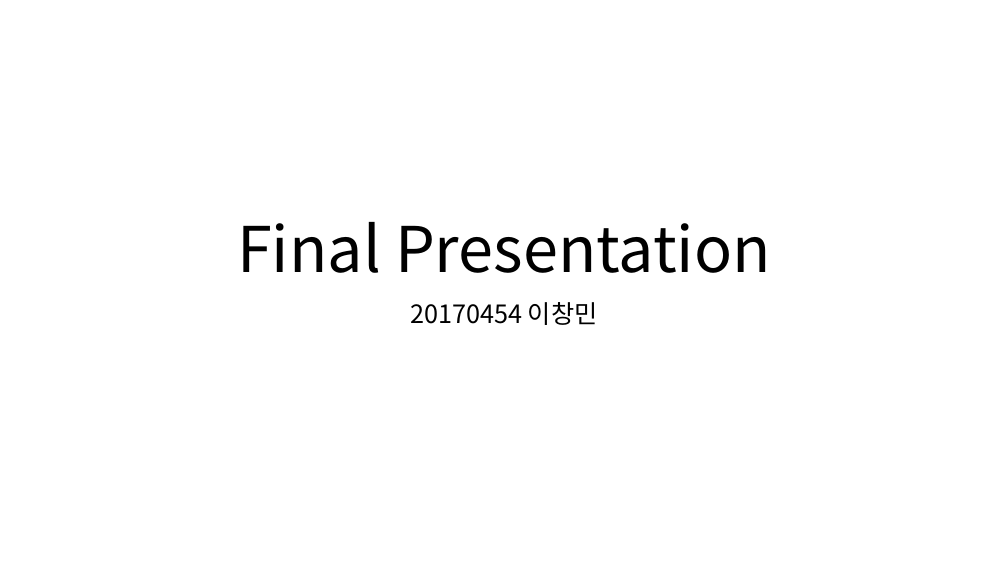
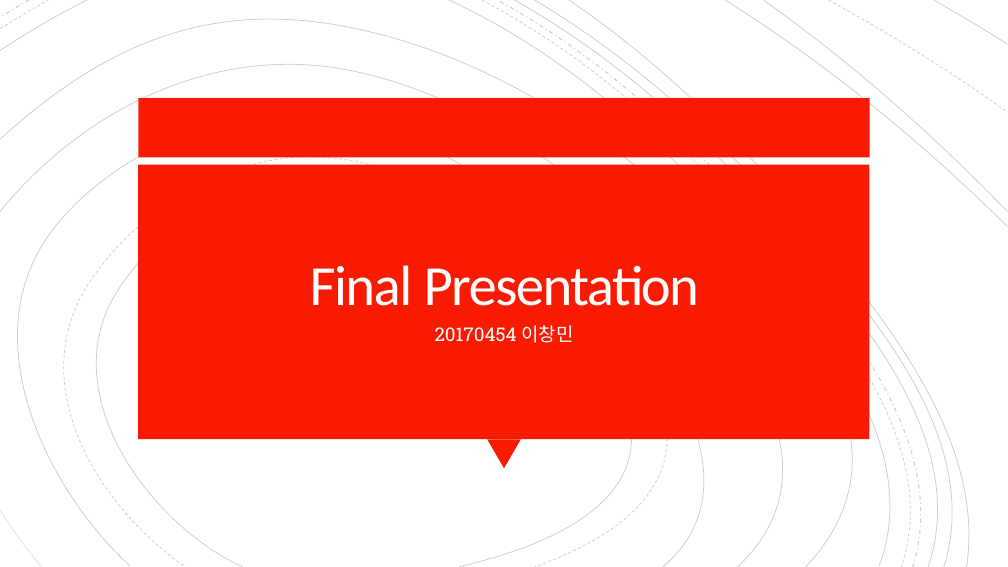
Before and after one commit to ChangminYi/SWProgramming_2, a slide deck: slide 1 of 4th_presentation_20170454.pptx. Drawn at 1008x567 pixels with LibreOffice and Linux fonts; fonts in the diff are those of the drawing. Boxes give left, top, right and bottom in pixels: in the first picture for what was removed or moved away, otherwise in the second. Text is boxed around its words. In the diff, an @@ line names an element or a change of style, - is before the commit and + after.

```diff
--- a/4th_presentation_20170454.pptx
+++ b/4th_presentation_20170454.pptx
@@ group added at (0,0,1008,567): 19 freeform shapes @@
@@ rectangle added at (138,98,870,157), fill #F81B02 @@
@@ rectangle added at (138,165,870,439), fill #F81B02 @@
@@ title "Final Presentation": place and size @@
-title "Final Presentation" at (237,222,771,273)
+title "Final Presentation" at (310,265,700,306)
@@ title "Final Presentation" at (310,265,700,306): size 60 to 54 pt, font Noto Sans CJK KR to Calibri, text colour #000000 to #FFFEFF, letter spacing 0 to -1.5 pt; line spacing 0.9 to 0.8 @@
@@ subtitle "20170454 이창민": place and size @@
-subtitle "20170454 이창민" at (410,302,598,325)
+subtitle "20170454 이창민" at (435,325,573,343)
@@ subtitle "20170454 이창민" at (435,325,573,343): size 24 to 18 pt, font Noto Sans CJK KR to Roboto Slab, text colour #000000 to #FFFEFF; line spacing 0.9 to 1 @@
@@ triangle added at (487,439,521,468), fill #F81B02 @@
```
Also in this commit, not shown: 18 slides added, 2 slides removed, 1 other file.
